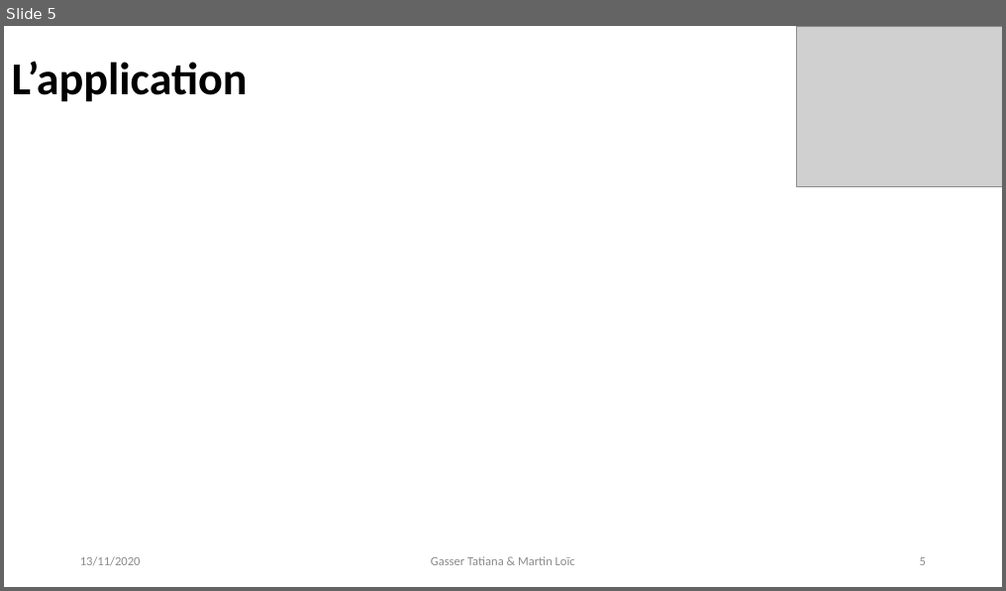
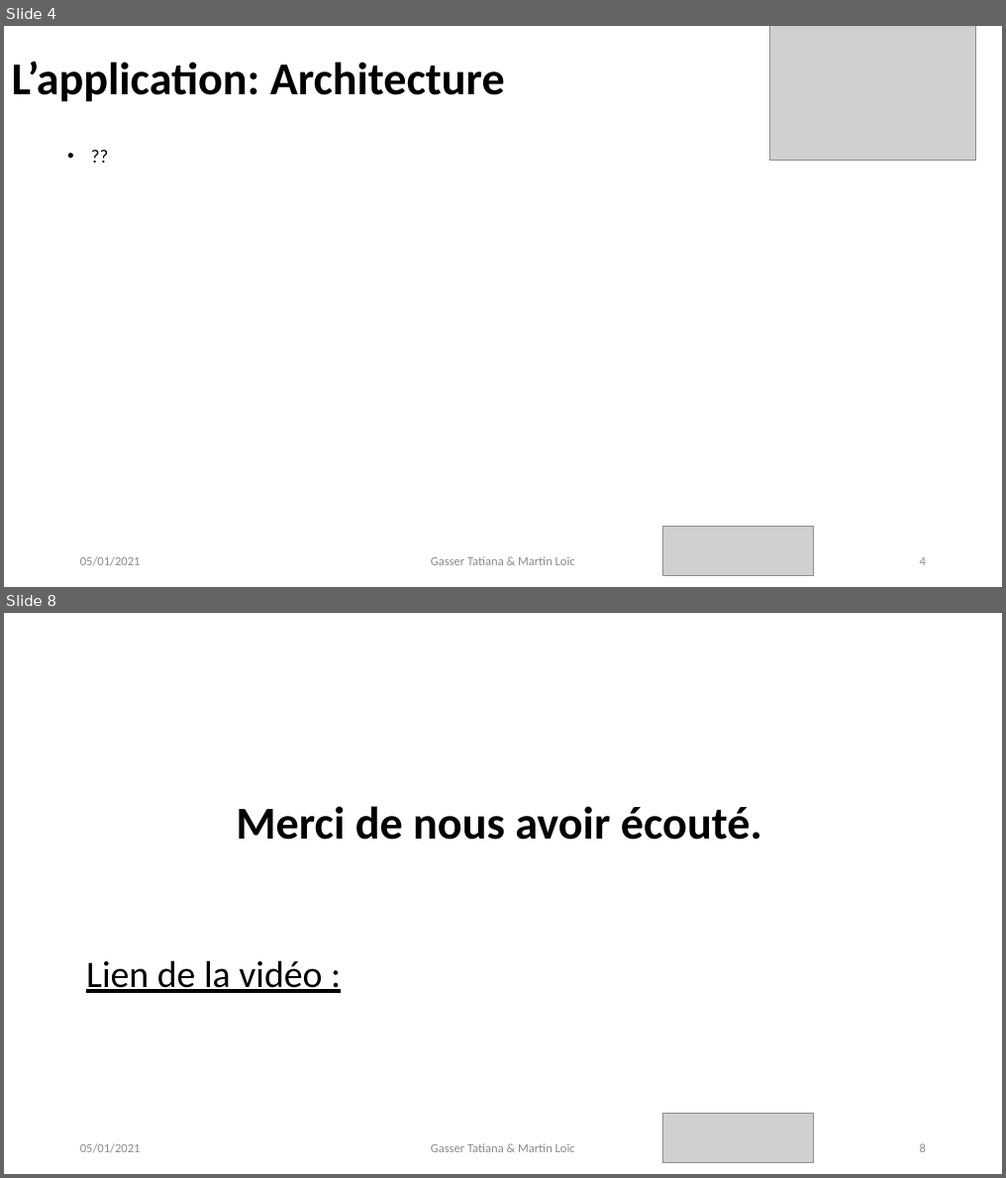
Before and after one commit to gxfab/LO52_A2020, a slide deck: Projet/Docs/Projet_Gasser_Martin.pptx. Shown one above the other, each under a label of ours: slide 5 before the commit, slides 4 and 8 after it; the slides between them are not shown. The pictures are 1006x591 and 1006x1178 pixels, drawn with LibreOffice and Linux fonts; fonts in the diff are those of the drawing; grey boxes stand for pictures. Boxes give left, top, right and bottom in pixels: in the first picture for what was removed or moved away, otherwise in the second. Text is boxed around its words. In the diff, an @@ line names an element or a change of style, - is before the commit and + after.

```diff
--- a/Projet/Docs/Projet_Gasser_Martin.pptx
+++ b/Projet/Docs/Projet_Gasser_Martin.pptx
@@ slide 8 added at <box>4,613,1002,1174</box>, background #FFFFFF @@
@@ text added at <box>86,806,762,993</box>, 44 pt, text #000000, bold @@
+Merci de nous avoir écouté.
+Lien de la vidéo :
@@ picture added at <box>662,1114,813,1163</box> @@
@@ text added at <box>80,1144,141,1154</box>, 12 pt, text #8C8C8C @@
+05/01/2021
@@ text added at <box>431,1144,575,1153</box>, 12 pt, text #8C8C8C @@
+Gasser Tatiana & Martin Loïc
@@ page number added at <box>920,1144,926,1153</box>, 12 pt, text #8C8C8C @@
+8
@@ what was slide 5 is now slide 4 @@
@@ slide 4 changed as well @@
@@ picture: place and size @@
-picture at <box>796,26,1002,186</box>
+picture at <box>770,26,976,160</box>
@@ title at <box>12,61,505,102</box>: text changed @@
-L’application
+L’application: Architecture
@@ text added at <box>60,141,880,171</box>, 18 pt, text #000000 @@
+• ??
@@ picture added at <box>662,527,813,576</box> @@
@@ text at <box>80,557,141,567</box>: text changed @@
-13/11/2020
+05/01/2021
@@ page number at <box>920,558,926,566</box>: text changed @@
-5
+4
```
Also in this commit, not shown: 5 other slides changed, 1 other slide added, 1 slide removed, 13 other files.
